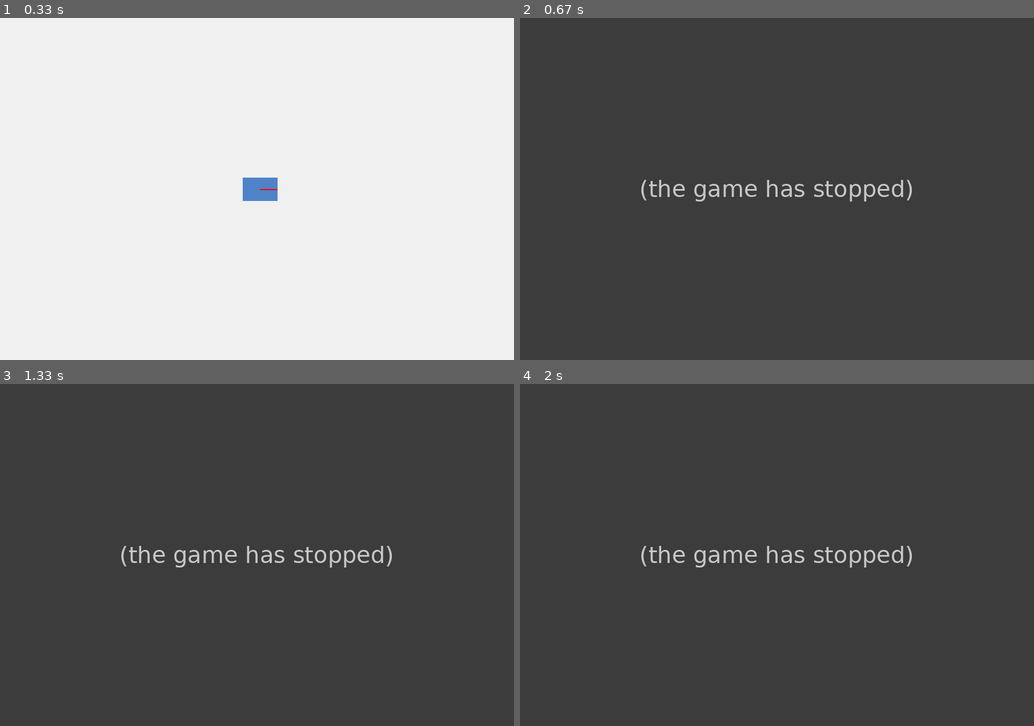
Above: before the commit, frames 1-4 (two rows, left to right).
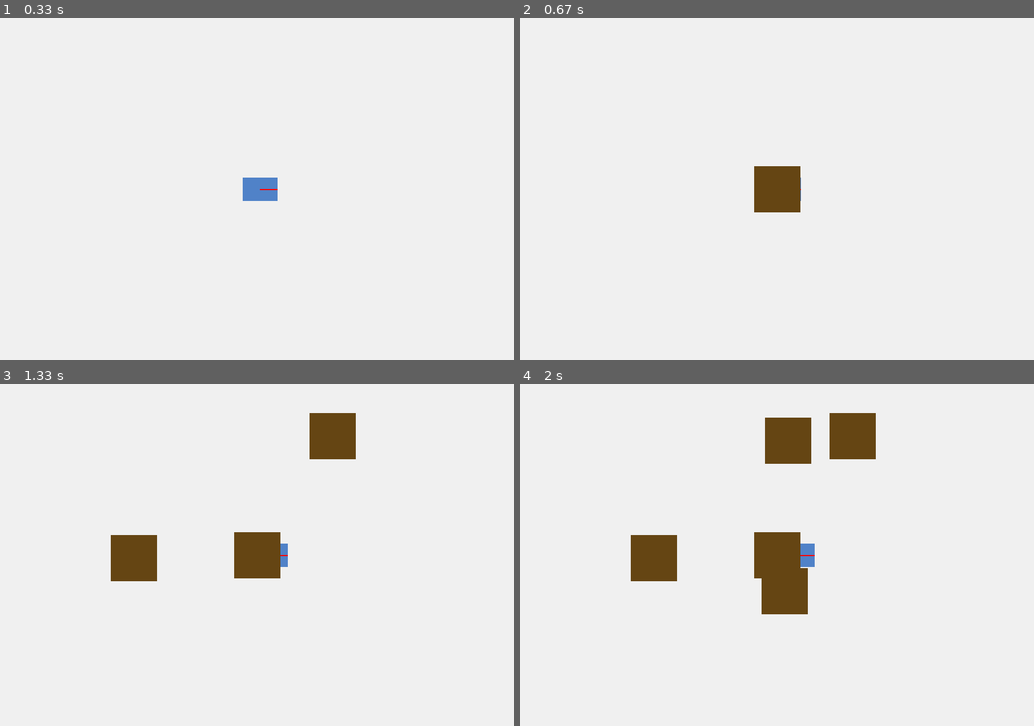
Above: after the commit, the same moments.

Repository: CrazyDreamer2000/ProjetRobotique-UL2IN013
Game: pygame game, started from Projet_Clean/main.py
Same seed, same stepped clock (60 frames per second), same inputs: the game is played once before the commit and once after it.
Inputs (mouse positions are in pixels of both pictures, inside the frame that each line leads up to):
- Up to frame 1 (0.33 s): no input
- Up to frame 2 (0.67 s): click (777, 189) at 0.38 s
- Up to frame 3 (1.33 s): click (133, 558) at 0.72 s; click (334, 435) at 1.05 s
- Up to frame 4 (2 s): click (787, 438) at 1.38 s; click (782, 589) at 1.72 s

Frame 1 is identical in both runs. In frame 2, 100% of the frame differs, in the area x 0-100%, y 0-100%; in frame 3, 100%; in frame 4, 100%.
Error before the commit: TypeError: rect argument is invalid (pygame_view.py line 35); the game stopped at 0.38 s (later frames are placeholders)

Commit message:
Création classe Monde qui contient liste des obstacles. Obstacles maintenant fait par dataclass dans monde.py. Fichiers main.py, pygame_view.py mis à jour. Position d'obstacle en mètres.

Diff:
--- a/Projet_Clean/affichage/pygame_view.py
+++ b/Projet_Clean/affichage/pygame_view.py
@@ -31,5 +31,17 @@
 
 def dessiner_obstacles(screen, obstacles, couleur=cfg.COULEUR_OBSTACLE):
     """Dessine tous les obstacles sur l'écran"""
+
     for obs in obstacles:
-        pygame.draw.rect(screen,cfg.COULEUR_OBSTACLE,obs.get_corners())
+
+        L = obs.longueur * cfg.SCALE / 2
+        l = obs.largeur * cfg.SCALE / 2
+
+        points = [
+                    (obs.x - L, obs.y - l), # coin arrière-gauche
+                    (obs.x + L, obs.y - l), # coin avant-gauche
+                    (obs.x + L, obs.y + l), # coin avant-droit
+                    (obs.x - L, obs.y + l) # coin arrière-droit
+                ]
+
+        pygame.draw.polygon(screen,cfg.COULEUR_OBSTACLE, points)
--- a/Projet_Clean/config.py
+++ b/Projet_Clean/config.py
@@ -14,5 +14,5 @@
 ECARTEMENT_ROUES = 0.15
 
 # Obstacles
-TAILLE_OBSTACLE = 60  # Taille des obstacles carrés en pixels
+TAILLE_OBSTACLE = 0.4  # Taille des obstacles carrés en mètres
 COULEUR_OBSTACLE = (101, 69, 19)  # Couleur RGB des obstacles (marron)
--- a/Projet_Clean/monde.py
+++ b/Projet_Clean/monde.py
@@ -2,17 +2,7 @@
 
 class Obstacle:
     def __init__(self,x,y,largeur,longueur):
-        self.x= x
-        self.y= y
-        self.largeur = largeur
-        self.longueur = longueur
-        self.corners = [
-                            (self.x - self.longueur/2, self.y - self.largeur/2), # coin arrière-gauche
-                            (self.x + self.longueur/2, self.y - self.largeur/2), # coin avant-gauche
-                            (self.x + self.longueur/2, self.y + self.largeur/2), # coin avant-droit
-                            (self.x - self.longueur/2, self.y + self.largeur/2) # coin arrière-droit
-                        ]
-
-    def get_corners(self):
-        """Méthode getter pour les coins de l'obstacle"""
-        return self.corners
+        self.x= x # pixels
+        self.y= y # pixels
+        self.largeur = largeur # mètres
+        self.longueur = longueur # mètres
